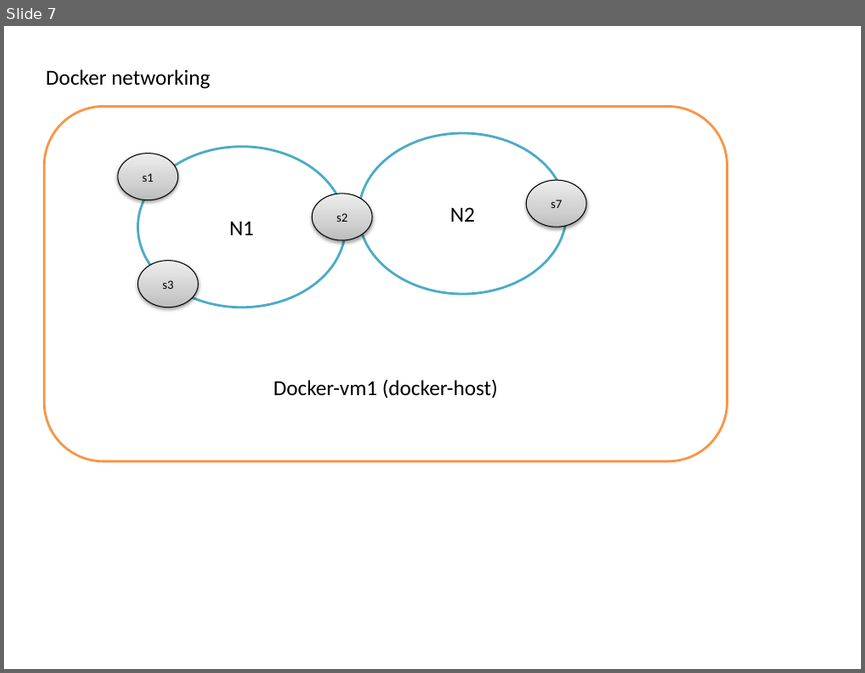
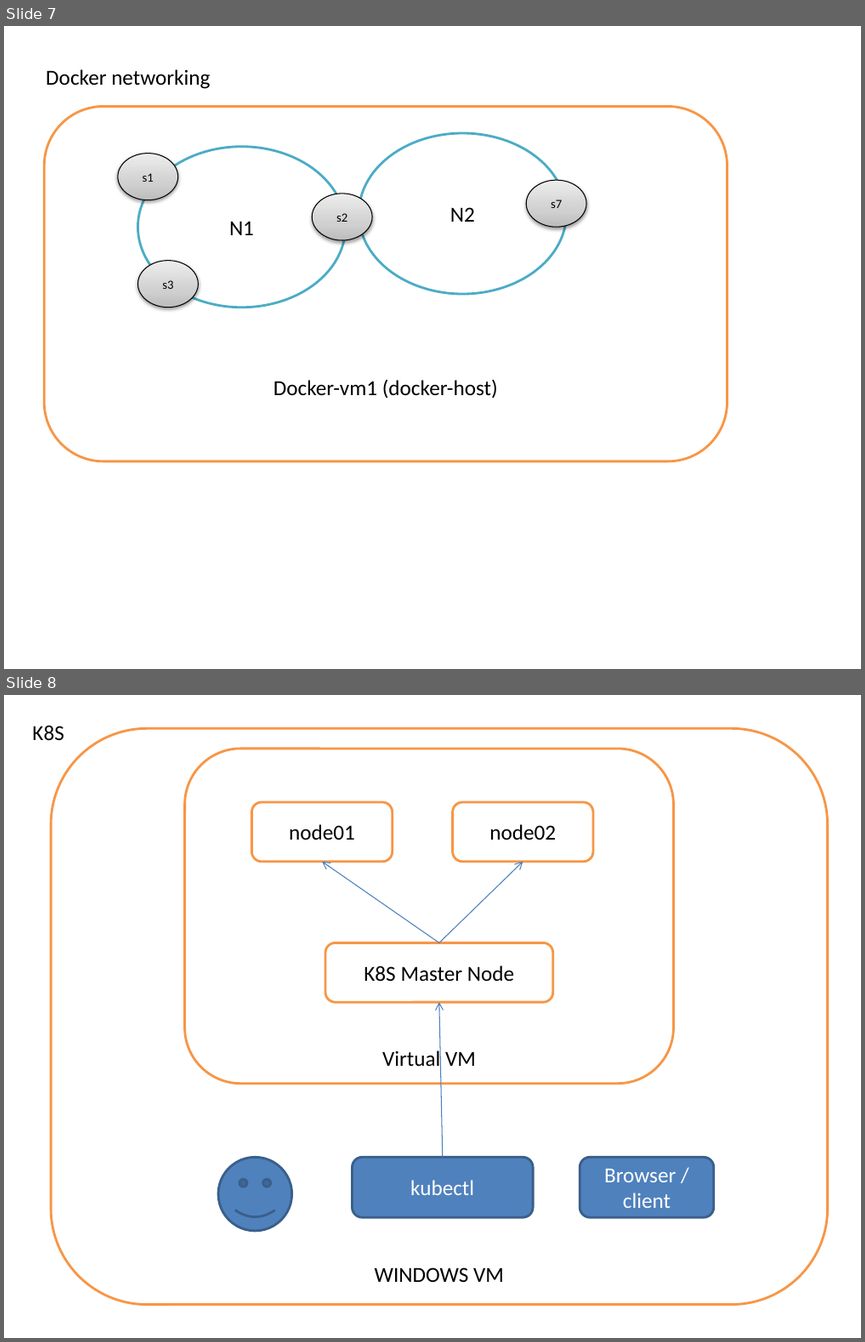
Before and after one commit to kapilraina/kolkata2020labs, a slide deck: Lab-Designs.pptx. Shown one above the other, each under a label of ours: slide 7 before the commit, slides 7 and 8 after it. The pictures are 865x673 and 865x1342 pixels, drawn with LibreOffice and Linux fonts; fonts in the diff are those of the drawing. Boxes give left, top, right and bottom in pixels: in the first picture for what was removed or moved away, otherwise in the second. Text is boxed around its words. In the diff, an @@ line names an element or a change of style, - is before the commit and + after.

```diff
--- a/Lab-Designs.pptx
+++ b/Lab-Designs.pptx
@@ slide 8 added at [4,695,861,1338], background #FFFFFF @@
@@ text added at [32,725,64,740], 18 pt, text #000000 @@
+K8S
@@ rounded rectangle added at [51,728,828,1304], fill #FFFFFF, outline #F79646 2 pt, 18 pt, text #000000 @@
+WINDOWS VM
@@ rounded rectangle added at [185,748,673,1083], fill #FFFFFF, outline #F79646 2 pt, 18 pt, text #000000 @@
+Virtual VM
@@ rounded rectangle added at [251,802,392,862], fill #FFFFFF, outline #F79646 2 pt, 18 pt, text #000000 @@
+node01
@@ rounded rectangle added at [452,802,592,862], fill #FFFFFF, outline #F79646 2 pt, 18 pt, text #000000 @@
+node02
@@ arrow added from (439, 942) to (322, 862), #4B7EBC 0.75 pt @@
@@ arrow added from (439, 942) to (522, 862), #4B7EBC 0.75 pt @@
@@ rounded rectangle added at [325,942,553,1002], fill #FFFFFF, outline #F79646 2 pt, 18 pt, text #000000 @@
+K8S Master Node
@@ arrow added from (443, 1157) to (439, 1002), #4B7EBC 0.75 pt @@
@@ smiley face added at [218,1157,292,1231], fill #4F81BD, outline #3A5F8C 2 pt @@
@@ rounded rectangle added at [352,1157,533,1217], fill #4F81BD, outline #3A5F8C 2 pt, 18 pt, text #FFFFFF @@
+kubectl
@@ rounded rectangle added at [579,1157,714,1217], fill #4F81BD, outline #3A5F8C 2 pt, 18 pt, text #FFFFFF @@
+Browser / client
```
Also in this commit, not shown: 1 other slide added, 2 other files.
